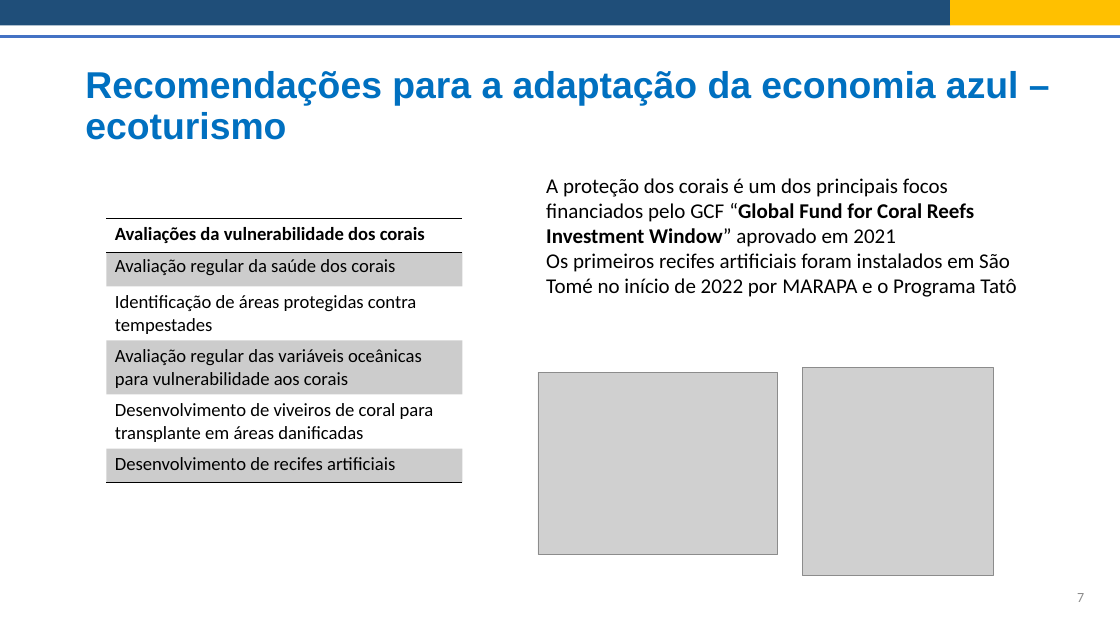
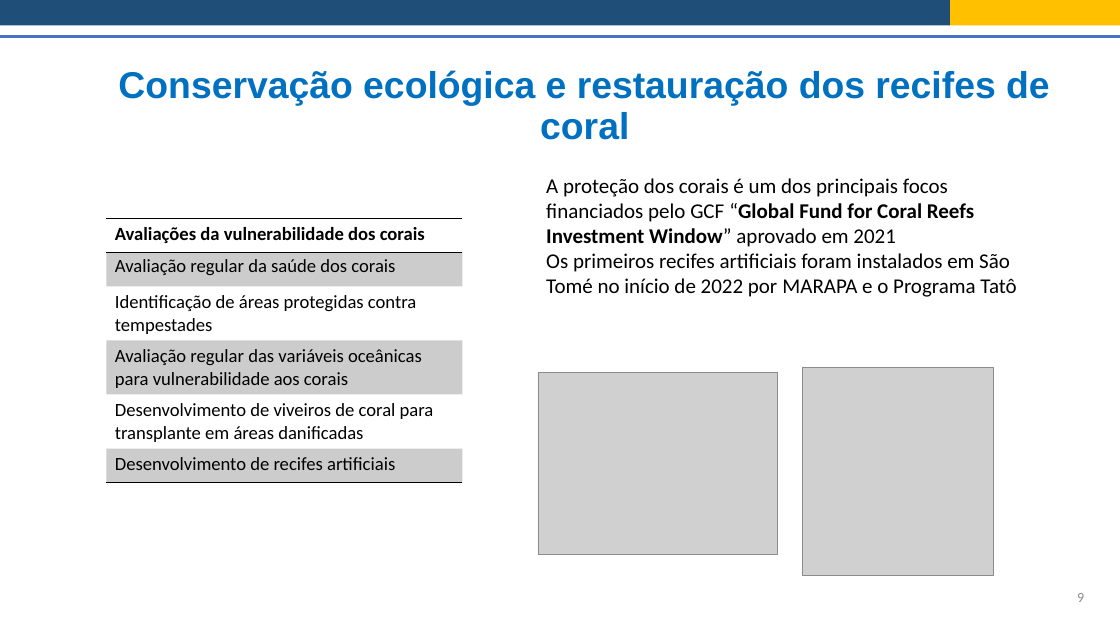
Before and after one commit to Risk-Team/trainings, a slide deck: slide 9 of STP/presentations/Session_2/Adaptation_recommendations_port.pptx (slide 7 before the commit). Drawn at 1120x630 pixels with LibreOffice and Linux fonts; fonts in the diff are those of the drawing; grey boxes stand for pictures. Boxes give left, top, right and bottom in pixels: in the first picture for what was removed or moved away, otherwise in the second. Text is boxed around its words. In the diff, an @@ line names an element or a change of style, - is before the commit and + after.

```diff
--- a/STP/presentations/Session_2/Adaptation_recommendations_port.pptx
+++ b/STP/presentations/Session_2/Adaptation_recommendations_port.pptx
@@ title at [118, 70, 1050, 140]: text changed @@
-Recomendações para a adaptação da economia azul – ecoturismo
+Conservação ecológica e restauração dos recifes de coral
@@ page number at [1077, 593, 1084, 602]: text changed @@
-7
+9
```
Also in this commit, not shown: 7 other slides changed, 3 slides added, 2 slides removed, 3 other files.
